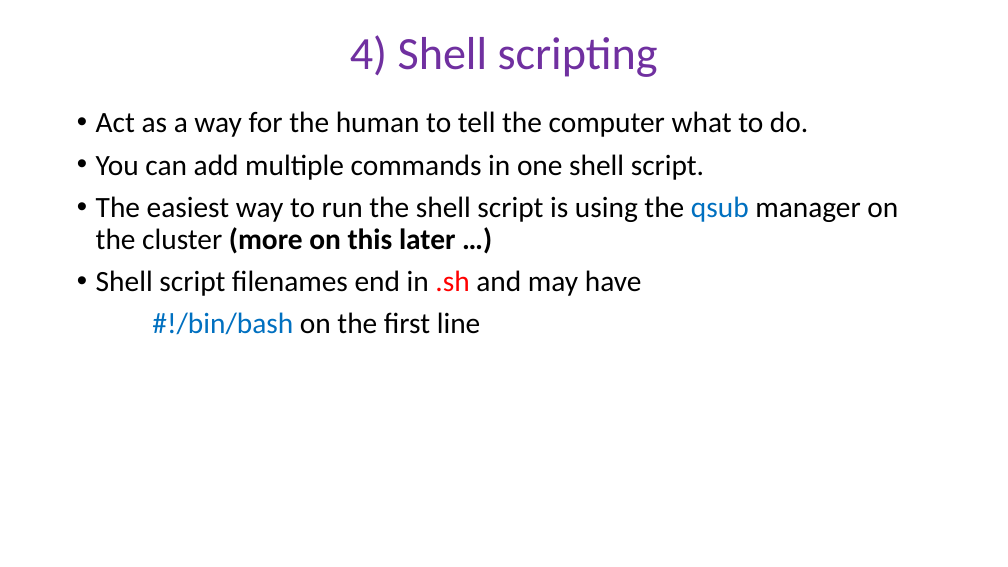
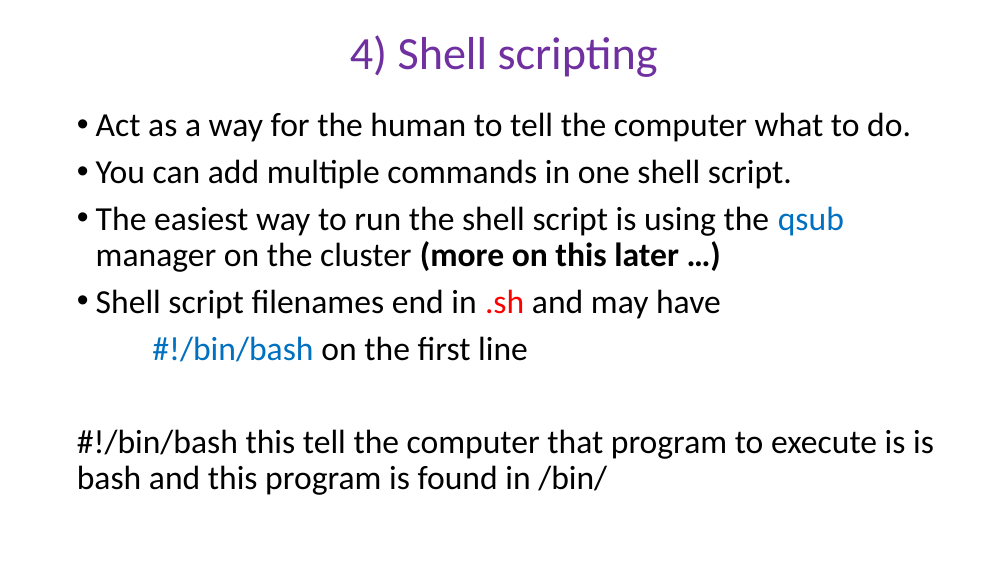
Before and after one commit to peterthorpe5/Msc_Digital_Health, a slide deck: slide 2 of powerpoint/4_Shell_scripting.pptx. Drawn at 1008x567 pixels with LibreOffice and Linux fonts; fonts in the diff are those of the drawing. Boxes give left, top, right and bottom in pixels: in the first picture for what was removed or moved away, otherwise in the second. Text is boxed around its words. In the diff, an @@ line names an element or a change of style, - is before the commit and + after.

```diff
--- a/powerpoint/4_Shell_scripting.pptx
+++ b/powerpoint/4_Shell_scripting.pptx
@@ text at (96, 112, 911, 362): size 28 to 32 pt in "Act as a way for the human ...", "You can add multiple commands in one ...", "The easiest way to run the shell ...", "Shell script filenames end in .sh and ..." and 1 more places @@
@@ text at (77, 429, 934, 495): paragraph added @@
+#!/bin/bash this tell the computer that program to execute is is bash and this program is found in /bin/
```
Also in this commit, not shown: 3 other slides changed, 2 slides added, 1 other file.
